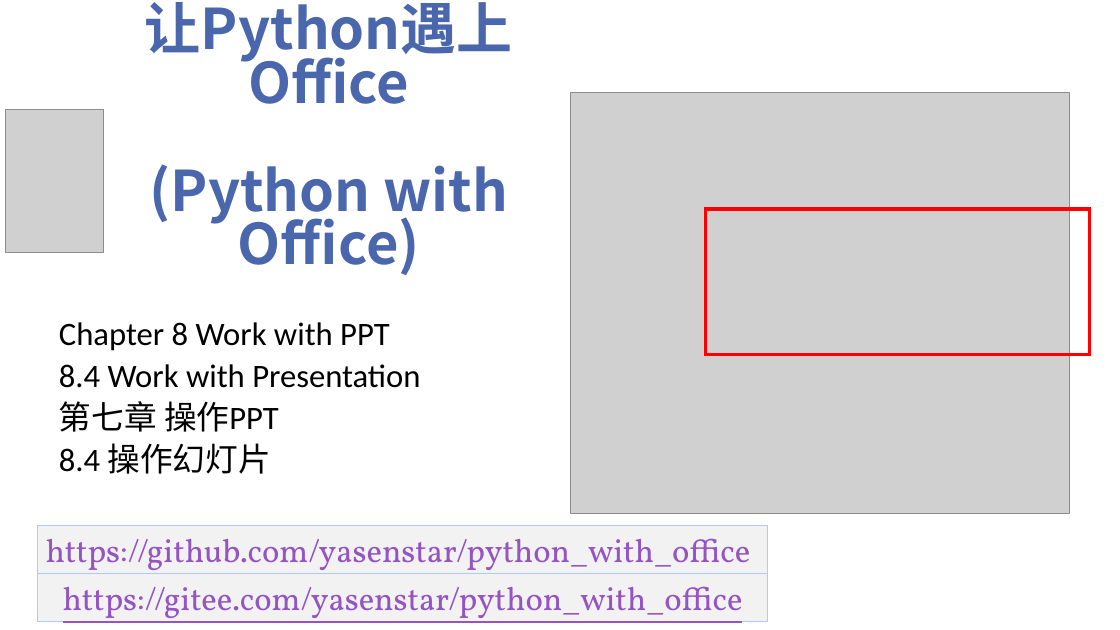
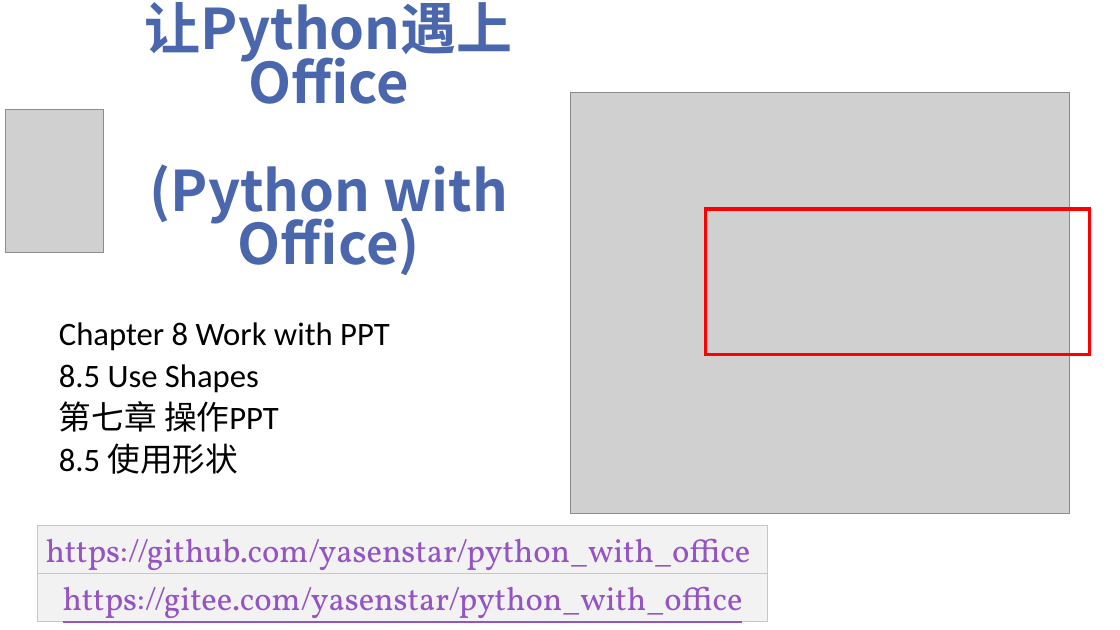
Before and after one commit to yasenstar/python_with_office, a slide deck: slide 64 of Python-with-Office-Video_Covers.pptx. Drawn at 1120x630 pixels with LibreOffice and Linux fonts; fonts in the diff are those of the drawing; grey boxes stand for pictures; background and template pictures are left out. Boxes give left, top, right and bottom in pixels: in the first picture for what was removed or moved away, otherwise in the second. Text is boxed around its words. In the diff, an @@ line names an element or a change of style, - is before the commit and + after.

```diff
--- a/Python-with-Office-Video_Covers.pptx
+++ b/Python-with-Office-Video_Covers.pptx
@@ subtitle at (59, 364, 259, 393): text changed @@
-8.4 Work with Presentation
+8.5 Use Shapes
@@ subtitle at (59, 443, 239, 474): text changed @@
-8.4 操作幻灯片
+8.5 使用形状
```
Also in this commit, not shown: 13 other files.
